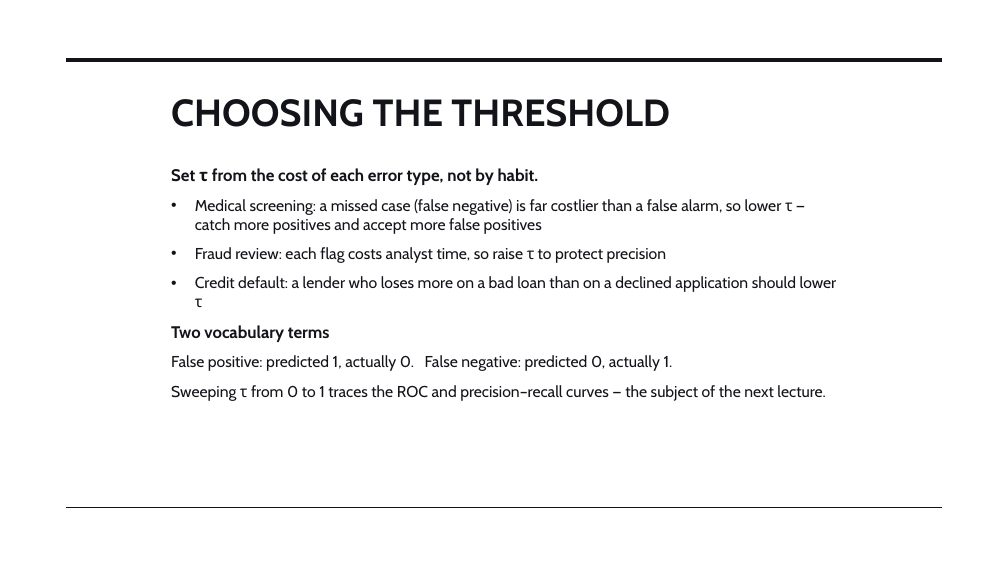
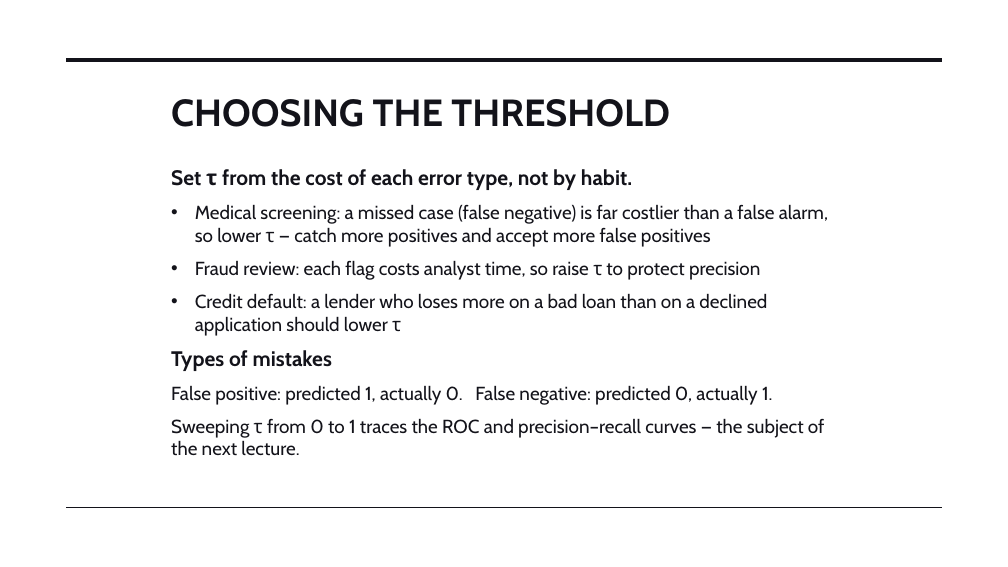
Before and after one commit to STAT-486-Fall-2026/course-content, a slide deck: slide 17 of slides/09-logistic-regression.pptx (slide 16 before the commit). Drawn at 1008x567 pixels with LibreOffice and Linux fonts; fonts in the diff are those of the drawing. Boxes give left, top, right and bottom in pixels: in the first picture for what was removed or moved away, otherwise in the second. Text is boxed around its words. In the diff, an @@ line names an element or a change of style, - is before the commit and + after.

```diff
--- a/slides/09-logistic-regression.pptx
+++ b/slides/09-logistic-regression.pptx
@@ text at (171, 169, 828, 456): size 16 to 20 pt in "Set τ from the cost of each ..."; size 15 to 18 pt in "Medical screening: a missed case (false negative) ...", "Fraud review: each flag costs analyst time, ...", "Credit default: a lender who loses more ...", "False positive: predicted 1, actually 0. False ..." and 1 more places @@
@@ text at (171, 350, 332, 371): text changed; size 16 to 20 pt @@
-Two vocabulary terms
+Types of mistakes
```
Also in this commit, not shown: 7 other slides changed, 1 slide added, 1 slide removed, 1 other file.
